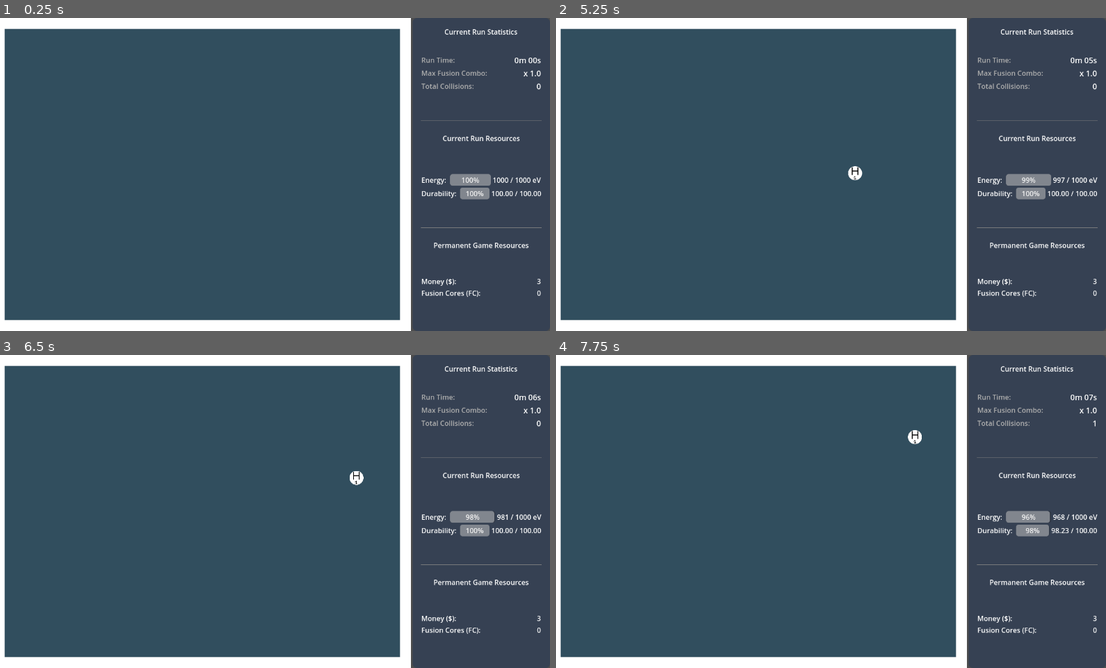
Above: before the commit, frames 1-4 (two rows, left to right).
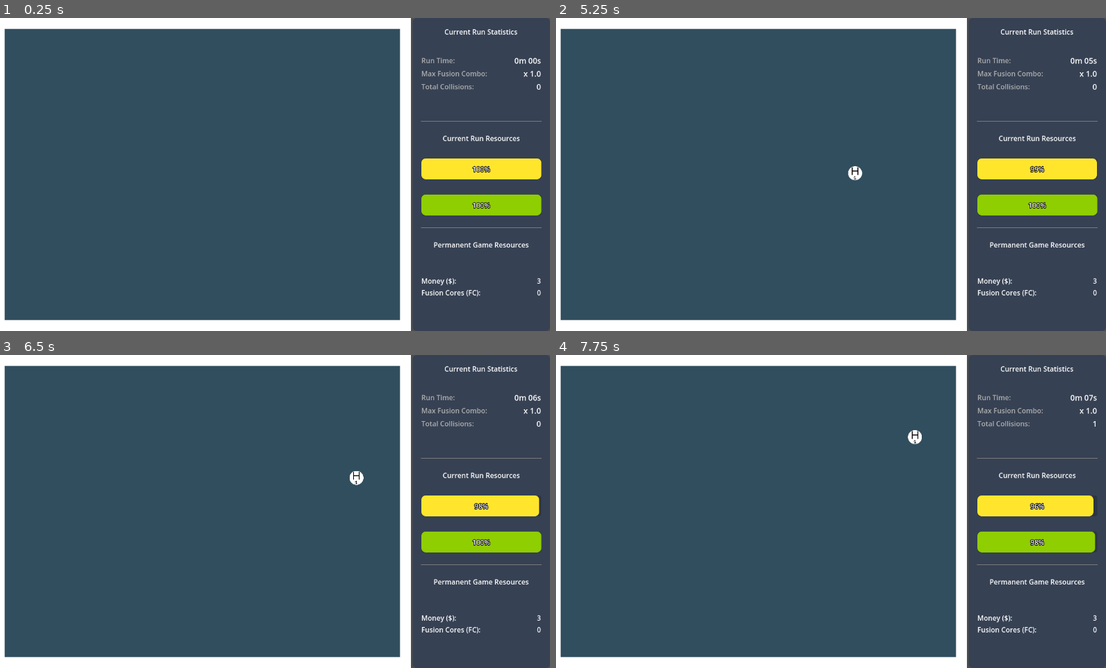
Above: after the commit, the same moments.

Repository: LionelEisenberg/FusionForge
Game: Godot game, scene res://scenes/main/main_game.tscn
Two runs of this game, one before a commit and one after it. Both use one fixed random seed, a clock stepped at 60 frames per second and the inputs below.
Inputs:
- Up to frame 1 (0.25 s): no input
- Up to frame 2 (5.25 s): tap Enter at 0.5, 2, 3.5 s; tap Space at 1.25, 2.75, 4.25 s
- Up to frame 3 (6.5 s): no input
- Up to frame 4 (7.75 s): no input

The runs differ from the first frame. In frame 1, 3.9% of the frame differs, in the area x 76-99%, y 12-90%; in frame 2, 3.9%; in frame 3, 3.9%; in frame 4, 3.9%.

Commit message:
Update Current Run Resources panel

Diff:
--- a/project.godot
+++ b/project.godot
@@ -38,6 +38,10 @@
 "res://singletons/": "pink"
 }
 
+[gui]
+
+timers/tooltip_delay_sec=0.1
+
 [physics]
 
 2d/physics_engine="GodotPhysics2D"
--- a/scenes/ui/game_ui.tscn
+++ b/scenes/ui/game_ui.tscn
@@ -1,9 +1,23 @@
-[gd_scene load_steps=5 format=3 uid="uid://bntbyn7ulcarj"]
+[gd_scene load_steps=7 format=3 uid="uid://bntbyn7ulcarj"]
 
 [ext_resource type="StyleBox" uid="uid://cy2mbg6natjml" path="res://assets/styleboxes/GameUI.tres" id="1_bma8u"]
 [ext_resource type="LabelSettings" uid="uid://b285iamcnlkh" path="res://assets/labelsettings/run_results_popup_stat_titles.tres" id="2_fct72"]
 [ext_resource type="Script" uid="uid://cew87wcfa88yw" path="res://scripts/ui/game_ui.gd" id="2_ru5ln"]
 [ext_resource type="LabelSettings" uid="uid://dl0cbwvajdig2" path="res://assets/labelsettings/run_results_popup_stat_values.tres" id="3_ru5ln"]
+
+[sub_resource type="StyleBoxFlat" id="StyleBoxFlat_fct72"]
+bg_color = Color(1, 0.901961, 0.176471, 1)
+corner_radius_top_left = 10
+corner_radius_top_right = 10
+corner_radius_bottom_right = 10
+corner_radius_bottom_left = 10
+
+[sub_resource type="StyleBoxFlat" id="StyleBoxFlat_ru5ln"]
+bg_color = Color(0.560784, 0.807843, 0, 1)
+corner_radius_top_left = 10
+corner_radius_top_right = 10
+corner_radius_bottom_right = 10
+corner_radius_bottom_left = 10
 
 [node name="GameUI" type="PanelContainer"]
 anchors_preset = 15
@@ -80,7 +94,7 @@
 
 [node name="HSeparator" type="HSeparator" parent="MainVBox"]
 layout_mode = 2
-theme_override_constants/separation = 49
+theme_override_constants/separation = 48
 
 [node name="RunResourcesContainer" type="VBoxContainer" parent="MainVBox"]
 layout_mode = 2
@@ -92,53 +106,33 @@
 text = "Current Run Resources"
 horizontal_alignment = 1
 
-[node name="VBoxContainer" type="VBoxContainer" parent="MainVBox/RunResourcesContainer"]
-layout_mode = 2
-size_flags_vertical = 6
-
-[node name="EnergyHBox" type="HBoxContainer" parent="MainVBox/RunResourcesContainer/VBoxContainer"]
-layout_mode = 2
-size_flags_vertical = 6
-
-[node name="Energy" type="Label" parent="MainVBox/RunResourcesContainer/VBoxContainer/EnergyHBox"]
-layout_mode = 2
-text = "Energy: "
-
-[node name="EnergyProgressBar" type="ProgressBar" parent="MainVBox/RunResourcesContainer/VBoxContainer/EnergyHBox"]
+[node name="EnergyProgressBar" type="ProgressBar" parent="MainVBox/RunResourcesContainer"]
 unique_name_in_owner = true
 layout_mode = 2
 size_flags_horizontal = 3
-size_flags_vertical = 1
+size_flags_vertical = 3
+theme_override_colors/font_color = Color(1, 1, 1, 1)
+theme_override_colors/font_outline_color = Color(0, 0, 0, 1)
+theme_override_constants/outline_size = 5
+theme_override_styles/fill = SubResource("StyleBoxFlat_fct72")
 max_value = 1000.0
+value = 500.0
+rounded = true
 
-[node name="EnergyValueText" type="Label" parent="MainVBox/RunResourcesContainer/VBoxContainer/EnergyHBox"]
-unique_name_in_owner = true
-layout_mode = 2
-text = "50/1000 eV"
-
-[node name="DurabilityHBox" type="HBoxContainer" parent="MainVBox/RunResourcesContainer/VBoxContainer"]
-layout_mode = 2
-size_flags_vertical = 6
-
-[node name="Durability" type="Label" parent="MainVBox/RunResourcesContainer/VBoxContainer/DurabilityHBox"]
-layout_mode = 2
-text = "Durability: "
-
-[node name="DurabilityProgressBar" type="ProgressBar" parent="MainVBox/RunResourcesContainer/VBoxContainer/DurabilityHBox"]
+[node name="DurabilityProgressBar" type="ProgressBar" parent="MainVBox/RunResourcesContainer"]
 unique_name_in_owner = true
 layout_mode = 2
 size_flags_horizontal = 3
-size_flags_vertical = 1
-max_value = 1000.0
-
-[node name="DurabilityValueText" type="Label" parent="MainVBox/RunResourcesContainer/VBoxContainer/DurabilityHBox"]
-unique_name_in_owner = true
-layout_mode = 2
-text = "70/100"
+size_flags_vertical = 3
+theme_override_colors/font_color = Color(1, 1, 1, 1)
+theme_override_colors/font_outline_color = Color(0, 0, 0, 1)
+theme_override_constants/outline_size = 5
+theme_override_styles/fill = SubResource("StyleBoxFlat_ru5ln")
+value = 50.0
 
 [node name="HSeparator2" type="HSeparator" parent="MainVBox"]
 layout_mode = 2
-theme_override_constants/separation = 50
+theme_override_constants/separation = 48
 
 [node name="PermanentResourcesSection" type="VBoxContainer" parent="MainVBox"]
 layout_mode = 2
--- a/scripts/ui/game_ui.gd
+++ b/scripts/ui/game_ui.gd
@@ -8,11 +8,11 @@
 @onready var run_time_value: Label = %RunTimeValue
 @onready var total_collisions_value: Label = %TotalCollisionsValue
 @onready var max_combo_value: Label = %MaxFusionComboValue
+
 # Run Resources Section
 @onready var energy_meter: ProgressBar = %EnergyProgressBar
-@onready var energy_value_text: Label = %EnergyValueText
 @onready var durability_meter: ProgressBar = %DurabilityProgressBar
-@onready var durability_value_text: Label = %DurabilityValueText
+
 # Permanent Resources Section
 @onready var money_value: Label = %MoneyValue
 @onready var fusion_core_value: Label = %FusionCoreValue
@@ -56,15 +56,14 @@
 	if energy_meter:
 		energy_meter.max_value = max_val
 		energy_meter.value = current
-	if energy_value_text: # Check if optional node exists
-		energy_value_text.text = "%d / %d eV" % [int(current), int(max_val)]
+		energy_meter.tooltip_text = "Energy: %d / %d eV" % [int(current), int(max_val)]
 
 func _on_stability_updated(current: float, max_val: float) -> void:
 	if durability_meter:
 		durability_meter.max_value = max_val
 		durability_meter.value = current
-	if durability_value_text: # Check if optional node exists
-		durability_value_text.text = "%.02f / %.02f" % [current, max_val]
+		durability_meter.tooltip_text = "Durability: %d / %d" % [int(current), int(max_val)]
+
 
 func _on_run_stats_updated(run_stats: RunStats) -> void:
 	if total_collisions_value:
